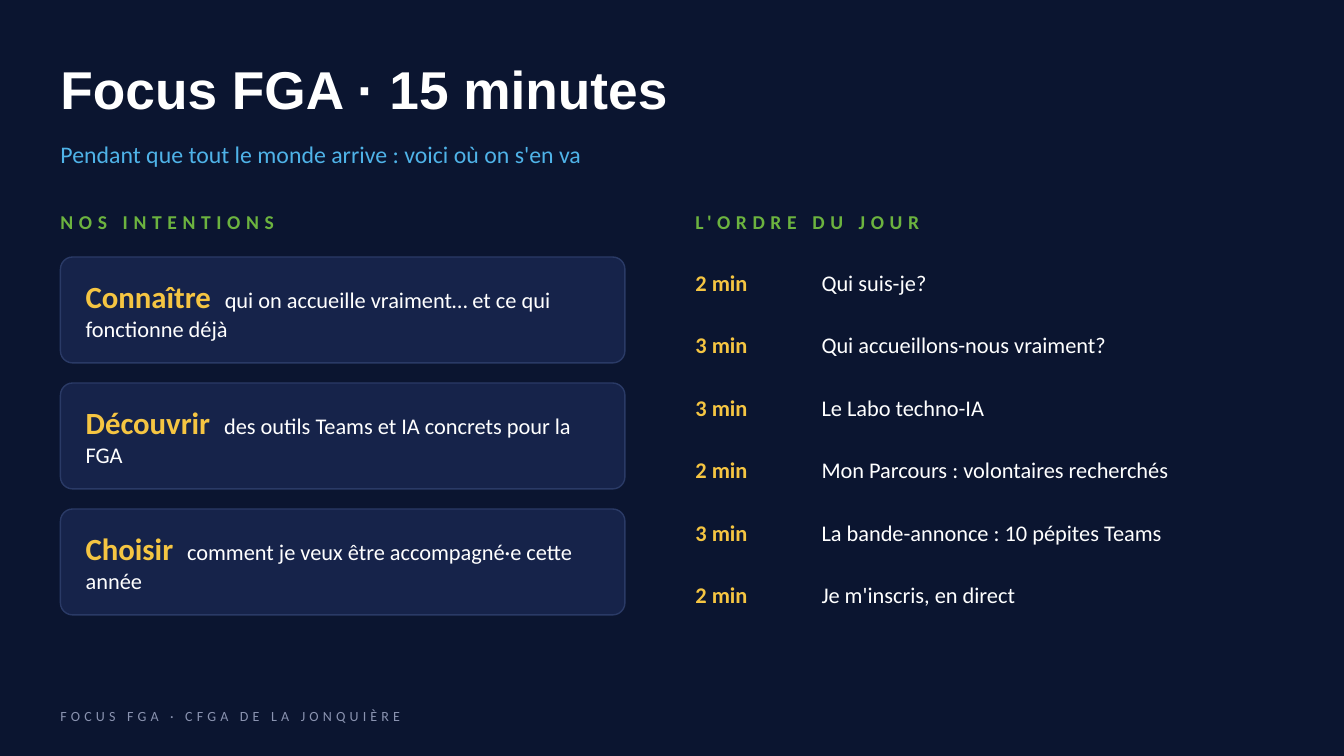
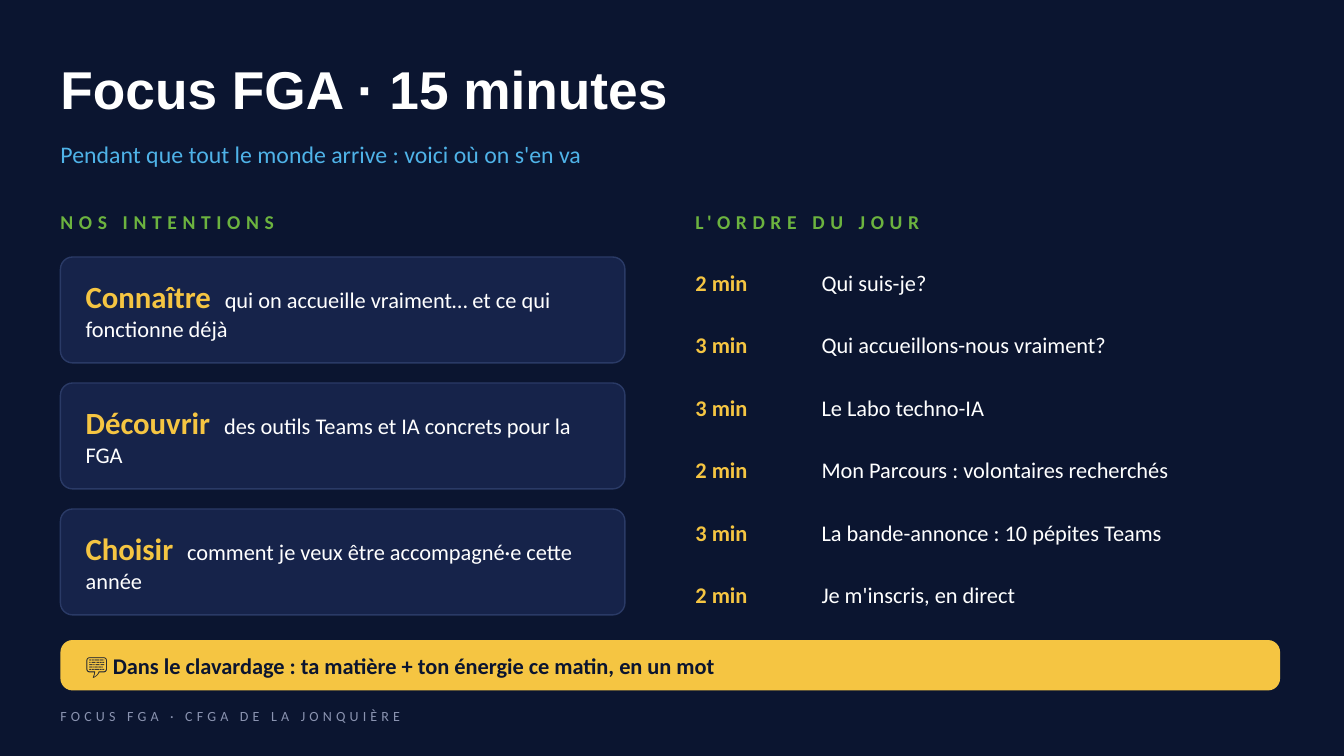
Before and after one commit to isabellepedneault111-ai/Chat-, a slide deck: slide 1 of focus-fga/deck/Focus-FGA-presentation.pptx. Drawn at 1344x756 pixels with LibreOffice and Linux fonts; fonts in the diff are those of the drawing. Boxes give left, top, right and bottom in pixels: in the first picture for what was removed or moved away, otherwise in the second. Text is boxed around its words. In the diff, an @@ line names an element or a change of style, - is before the commit and + after.

```diff
--- a/focus-fga/deck/Focus-FGA-presentation.pptx
+++ b/focus-fga/deck/Focus-FGA-presentation.pptx
@@ rounded rectangle added at (60,640,1280,691), fill #F5C542 @@
@@ text added at (113,658,714,678), 16 pt, text #0B1530, bold @@
+💬 Dans le clavardage : ta matière + ton énergie ce matin, en un mot
```
Also in this commit, not shown: 2 other files.
